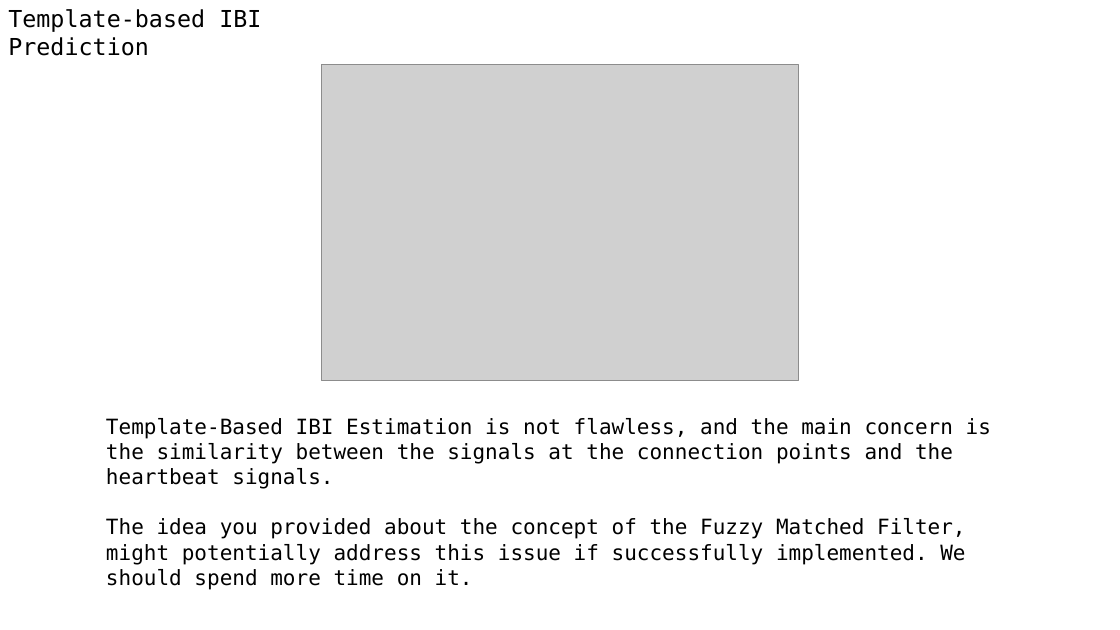
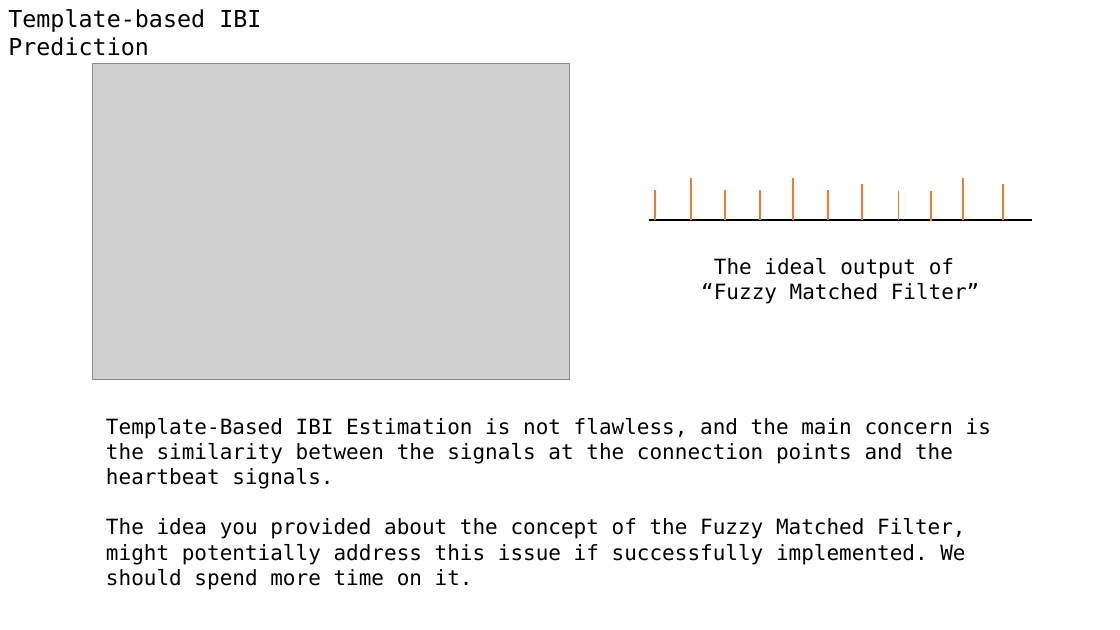
Before and after one commit to A-Big-Tortoise/Presentation, a slide deck: slide 10 of Presentation_0129_JiayuChen.pptx. Drawn at 1120x630 pixels with LibreOffice and Linux fonts; fonts in the diff are those of the drawing; grey boxes stand for pictures. Boxes give left, top, right and bottom in pixels: in the first picture for what was removed or moved away, otherwise in the second. Text is boxed around its words. In the diff, an @@ line names an element or a change of style, - is before the commit and + after.

```diff
--- a/Presentation_0129_JiayuChen.pptx
+++ b/Presentation_0129_JiayuChen.pptx
@@ picture: place and size @@
-picture at <box>322,65,799,381</box>
+picture at <box>92,63,570,379</box>
@@ line added from (691, 220) to (691, 178), #ED7D31 1.5 pt @@
@@ line added from (793, 220) to (793, 178), #ED7D31 1.5 pt @@
@@ line added from (964, 220) to (964, 178), #ED7D31 1.5 pt @@
@@ line added from (655, 220) to (655, 190), #ED7D31 1.5 pt @@
@@ line added from (726, 220) to (726, 190), #ED7D31 1.5 pt @@
@@ line added from (760, 220) to (760, 190), #ED7D31 1.5 pt @@
@@ line added from (828, 220) to (828, 190), #ED7D31 1.5 pt @@
@@ line added from (862, 220) to (862, 184), #ED7D31 1.5 pt @@
@@ line added from (899, 220) to (899, 191), #ED7D31 1.5 pt @@
@@ line added from (932, 221) to (932, 191), #ED7D31 1.5 pt @@
@@ line added from (1003, 220) to (1003, 184), #ED7D31 1.5 pt @@
@@ line added from (649, 220) to (1032, 220), #000000 1.5 pt @@
@@ text added at <box>701,258,979,304</box>, 18 pt, text #000000 @@
+The ideal output of
+“Fuzzy Matched Filter”
```
Also in this commit, not shown: 3 other slides changed, 3 other files.
